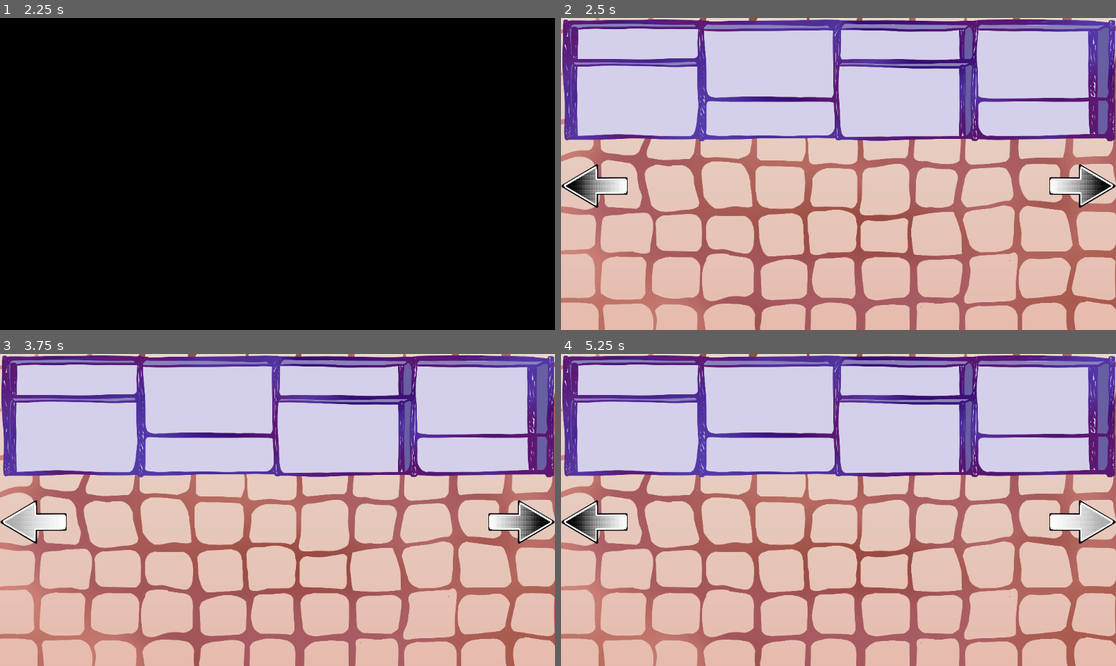
Above: before the commit, frames 1-4 (two rows, left to right).
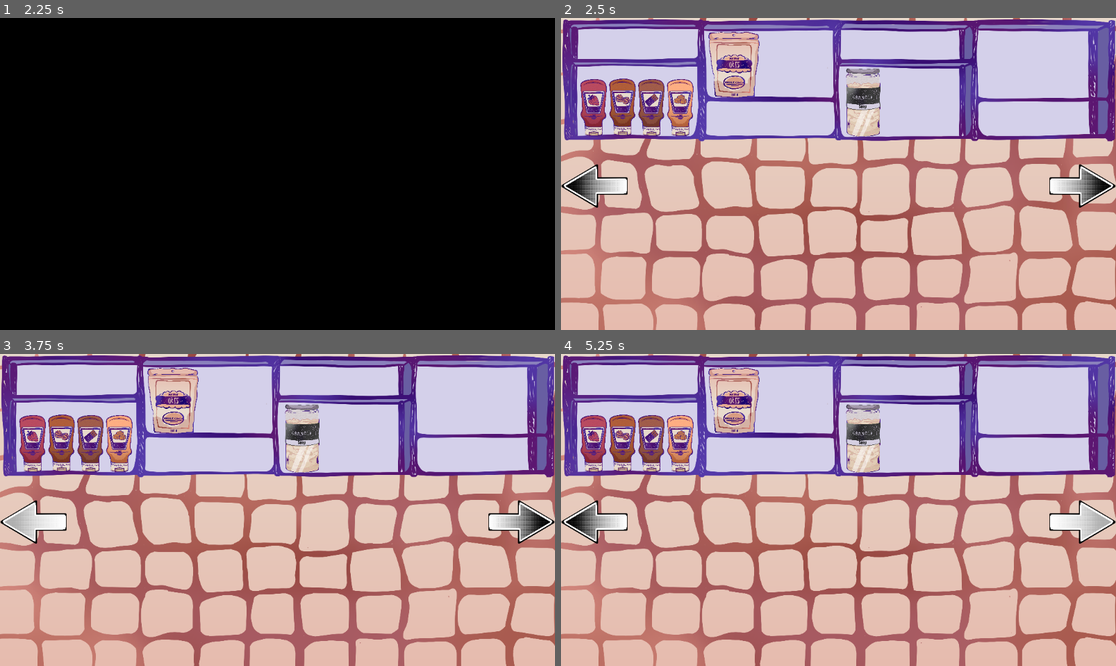
Above: after the commit, the same moments.

Repository: authenticBloodshed/gOATmeal
Game: Godot game, scene res://MainMenu.tscn
Same seed, same stepped clock (60 frames per second), same inputs: the game is played once before the commit and once after it.
Inputs (mouse positions are in pixels of both pictures, inside the frame that each line leads up to):
- Up to frame 1 (2.25 s): click "START" at 0.5 s; click "START" at 1.25 s; click "START" at 2 s
- Up to frame 2 (2.5 s): no input
- Up to frame 3 (3.75 s): click (521, 522) at 2.75 s; click (33, 516) at 3.5 s
- Up to frame 4 (5.25 s): click (594, 522) at 4.25 s; click (1054, 519) at 5 s

Frame 1 is identical in both runs. In frame 2, 5.8% of the frame differs, in the area x 3-58%, y 4-39%; in frame 3, 5.8%; in frame 4, 5.8%.

Commit message:
Added sauces and decorated kitchen

Diff:
--- a/game.tscn
+++ b/game.tscn
@@ -11,6 +11,12 @@
 [ext_resource type="Texture2D" uid="uid://dgy2dputb4r37" path="res://ArrowHover.png" id="7_xh6vo"]
 [ext_resource type="PackedScene" uid="uid://cymwnfrhohpeu" path="res://NewNotebook.tscn" id="9_14vmo"]
 [ext_resource type="Texture2D" uid="uid://c6oc3cl7ri1ks" path="res://cabinet.png" id="10_sldwx"]
+[ext_resource type="Texture2D" uid="uid://cflw13ffeps1a" path="res://strawberrysauce.png" id="12_1nyx4"]
+[ext_resource type="Texture2D" uid="uid://dm0hg58nfilmo" path="res://peanutbutter.png" id="13_d1r40"]
+[ext_resource type="Texture2D" uid="uid://df0inkjjrxjno" path="res://chocolatesauce.png" id="14_lhb1w"]
+[ext_resource type="Texture2D" uid="uid://d3tm05tra0x64" path="res://caramelsauce.png" id="15_yl3aa"]
+[ext_resource type="Texture2D" uid="uid://cl4ane2t12qu2" path="res://Granola.png" id="16_mqdtn"]
+[ext_resource type="Texture2D" uid="uid://ba47p4y5pemp8" path="res://Oatmeal.png" id="17_1x84r"]
 
 [node name="Game" type="Node2D"]
 script = ExtResource("1_ottce")
@@ -79,6 +85,38 @@
 [node name="NotebookManager" parent="." instance=ExtResource("9_14vmo")]
 visible = false
 
+[node name="Sauces" type="Node2D" parent="."]
+
+[node name="Strawberrysauce" type="Sprite2D" parent="Sauces"]
+position = Vector2(69, 186)
+scale = Vector2(0.06, 0.06)
+texture = ExtResource("12_1nyx4")
+
+[node name="Peanutbutter" type="Sprite2D" parent="Sauces"]
+position = Vector2(129, 185)
+scale = Vector2(0.06, 0.06)
+texture = ExtResource("13_d1r40")
+
+[node name="Chocolatesauce" type="Sprite2D" parent="Sauces"]
+position = Vector2(189, 186)
+scale = Vector2(0.06, 0.06)
+texture = ExtResource("14_lhb1w")
+
+[node name="Caramelsauce" type="Sprite2D" parent="Sauces"]
+position = Vector2(249, 186)
+scale = Vector2(0.06, 0.06)
+texture = ExtResource("15_yl3aa")
+
+[node name="Granola" type="Sprite2D" parent="."]
+position = Vector2(628, 177)
+scale = Vector2(0.075, 0.075)
+texture = ExtResource("16_mqdtn")
+
+[node name="Oatmeal" type="Sprite2D" parent="."]
+position = Vector2(358, 97)
+scale = Vector2(0.07, 0.07)
+texture = ExtResource("17_1x84r")
+
 [connection signal="pressed" from="CloseButton" to="." method="_on_close_button_pressed"]
 [connection signal="pressed" from="CloseButton" to="Breakfast" method="_on_close_button_pressed"]
 [connection signal="pressed" from="CloseButton" to="CloseButton" method="_on_pressed"]
Binary file added: caramelsauce.png
Not shown, added: caramelsauce.png.import
Binary file added: chocolatesauce.png
Not shown, added: chocolatesauce.png.import
Not shown: 1 places in game.tscn that only renumber resources
Binary file added: peanutbutter.png
Not shown, added: peanutbutter.png.import
Binary file added: strawberrysauce.png
Not shown, added: strawberrysauce.png.import
